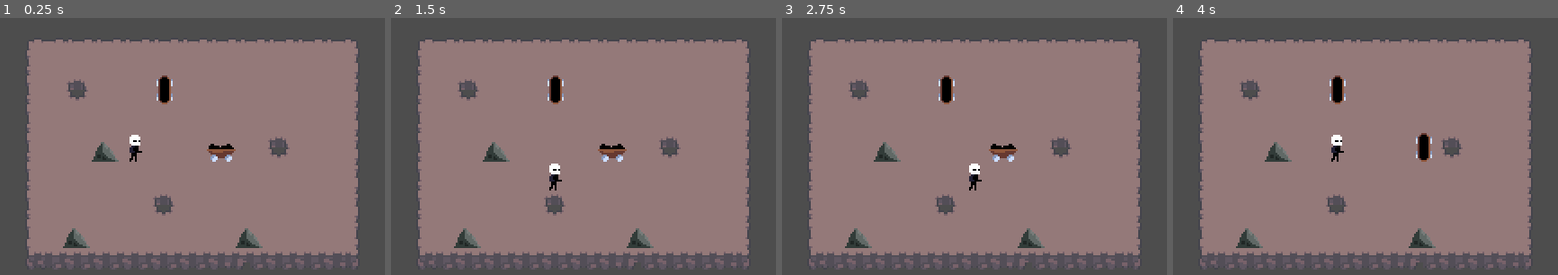
Above: before the commit, frames 1-4 (left to right).
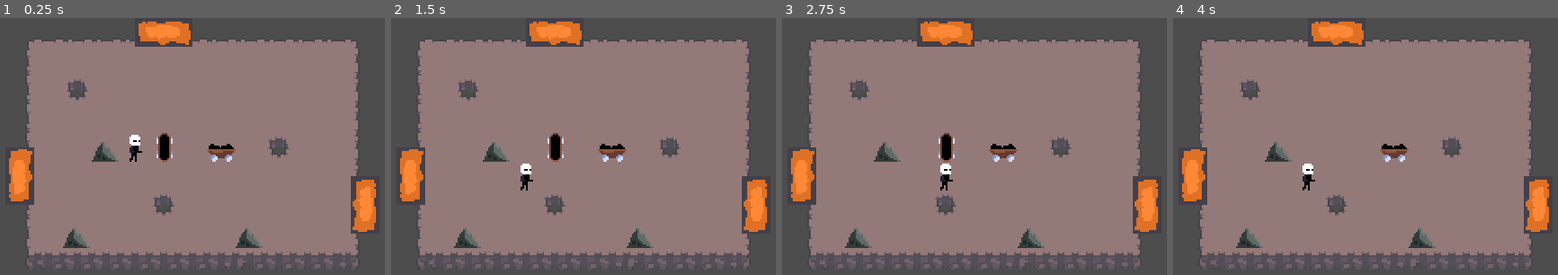
Above: after the commit, the same moments.

Repository: kandlash/UnwrappingKrampus
Game: Godot game, scene res://scenes/world.tscn
Two runs of this game, one before a commit and one after it. Both use one fixed random seed, a clock stepped at 60 frames per second and the inputs below.
Inputs:
- Up to frame 1 (0.25 s): no input
- Up to frame 2 (1.5 s): tap Enter at 0.5 s; hold D (move_right) 0.53-1.28 s; tap Space (action) at 0.6, 1.25, 1.35 s; hold S (move_down) from 1.28 s (still down)
- Up to frame 3 (2.75 s): tap Enter at 2 s; release S (move_down) at 2.03 s; hold D (move_right) from 2.03 s (still down); tap Space (action) at 2.1 s
- Up to frame 4 (4 s): tap Space (action) at 2.75, 2.85, 3.6 s; release D (move_right) at 2.78 s; hold W (move_up) 2.78-3.53 s; hold A (move_left) from 3.53 s (still down)

The runs differ from the first frame. In frame 1, 4.6% of the frame differs, in the area x 2-98%, y 1-84%; in frame 2, 5.1%; in frame 3, 5.1%; in frame 4, 5.4%.

Commit message:
basic mechanics done

Diff:
--- a/project.godot
+++ b/project.godot
@@ -14,7 +14,7 @@
 run/main_scene="res://scenes/world.tscn"
 config/features=PackedStringArray("4.3", "Forward Plus")
 boot_splash/bg_color=Color(0, 0, 0, 1)
-config/icon="res://icon.svg"
+config/icon="res://assets/icon.svg"
 
 [display]
 
--- a/scenes/cart.tscn
+++ b/scenes/cart.tscn
@@ -1,8 +1,8 @@
-[gd_scene load_steps=9 format=3 uid="uid://y4th65ssfqyb"]
+[gd_scene load_steps=10 format=3 uid="uid://y4th65ssfqyb"]
 
-[ext_resource type="Script" path="res://static_body_2d.gd" id="1_ca45l"]
-[ext_resource type="Texture2D" uid="uid://co0iauuurh65r" path="res://telega_ltop_down.png" id="2_q1bs4"]
-[ext_resource type="Texture2D" uid="uid://tn2rm06ixnvb" path="res://telega_left_right.png" id="3_ut43m"]
+[ext_resource type="Script" path="res://scripts/cart.gd" id="1_ca45l"]
+[ext_resource type="Texture2D" uid="uid://co0iauuurh65r" path="res://assets/telega_ltop_down.png" id="2_q1bs4"]
+[ext_resource type="Texture2D" uid="uid://tn2rm06ixnvb" path="res://assets/telega_left_right.png" id="3_ut43m"]
 
 [sub_resource type="RectangleShape2D" id="RectangleShape2D_qubtq"]
 size = Vector2(16, 16)
@@ -19,7 +19,11 @@
 [sub_resource type="CircleShape2D" id="CircleShape2D_b2uhi"]
 radius = 5.0
 
+[sub_resource type="CircleShape2D" id="CircleShape2D_7rmn3"]
+radius = 8.0
+
 [node name="cart" type="StaticBody2D"]
+z_index = 1
 script = ExtResource("1_ca45l")
 
 [node name="top_down" type="Sprite2D" parent="."]
@@ -62,6 +66,12 @@
 
 [node name="RayCast2D" type="RayCast2D" parent="."]
 
+[node name="cart_area" type="Area2D" parent="."]
+
+[node name="CollisionShape2D" type="CollisionShape2D" parent="cart_area"]
+shape = SubResource("CircleShape2D_7rmn3")
+debug_color = Color(0.97179, 0, 0.445535, 0.42)
+
 [connection signal="body_entered" from="top_area" to="." method="_on_top_area_body_entered"]
 [connection signal="body_exited" from="top_area" to="." method="_on_top_area_body_exited"]
 [connection signal="body_entered" from="down_area" to="." method="_on_down_area_body_entered"]
--- a/scenes/floor.tscn
+++ b/scenes/floor.tscn
@@ -1,6 +1,6 @@
 [gd_scene load_steps=2 format=3 uid="uid://3sox65xf0kvn"]
 
-[ext_resource type="Texture2D" uid="uid://f5ccfueb0k51" path="res://icon.svg" id="1_drsyc"]
+[ext_resource type="Texture2D" uid="uid://f5ccfueb0k51" path="res://assets/icon.svg" id="1_drsyc"]
 
 [node name="floor" type="Node2D"]
 
--- /dev/null
+++ b/scenes/furnace.tscn
@@ -0,0 +1,28 @@
+[gd_scene load_steps=5 format=3 uid="uid://gkocld8f8in3"]
+
+[ext_resource type="Script" path="res://scripts/furnace.gd" id="1_bshwy"]
+[ext_resource type="Texture2D" uid="uid://bxa2ma7pso6n5" path="res://assets/fence.png" id="1_lds7l"]
+
+[sub_resource type="RectangleShape2D" id="RectangleShape2D_oqfns"]
+size = Vector2(16, 32)
+
+[sub_resource type="CircleShape2D" id="CircleShape2D_txtf5"]
+radius = 6.0
+
+[node name="fence" type="StaticBody2D"]
+script = ExtResource("1_bshwy")
+
+[node name="Sprite2D" type="Sprite2D" parent="."]
+texture = ExtResource("1_lds7l")
+
+[node name="CollisionShape2D" type="CollisionShape2D" parent="."]
+position = Vector2(8, 0)
+shape = SubResource("RectangleShape2D_oqfns")
+
+[node name="Area2D" type="Area2D" parent="."]
+
+[node name="CollisionShape2D" type="CollisionShape2D" parent="Area2D"]
+position = Vector2(-8, 0)
+shape = SubResource("CircleShape2D_txtf5")
+
+[connection signal="area_entered" from="Area2D" to="." method="_on_area_2d_area_entered"]
--- a/scenes/player.tscn
+++ b/scenes/player.tscn
@@ -1,14 +1,14 @@
 [gd_scene load_steps=4 format=3 uid="uid://dg37kjby5ixg0"]
 
-[ext_resource type="Script" path="res://scenes/player.gd" id="1_vuqn2"]
-[ext_resource type="Texture2D" uid="uid://diy8483daaxk1" path="res://testplayer.png" id="2_aa57q"]
+[ext_resource type="Script" path="res://scripts/player.gd" id="1_di332"]
+[ext_resource type="Texture2D" uid="uid://diy8483daaxk1" path="res://assets/testplayer.png" id="2_aa57q"]
 
 [sub_resource type="RectangleShape2D" id="RectangleShape2D_44k6k"]
 size = Vector2(16, 16)
 
 [node name="Player" type="CharacterBody2D"]
 motion_mode = 1
-script = ExtResource("1_vuqn2")
+script = ExtResource("1_di332")
 
 [node name="Sprite2D" type="Sprite2D" parent="."]
 texture = ExtResource("2_aa57q")
--- a/scenes/rock.tscn
+++ b/scenes/rock.tscn
@@ -1,6 +1,6 @@
 [gd_scene load_steps=3 format=3 uid="uid://bh1hudpvpu4jf"]
 
-[ext_resource type="Texture2D" uid="uid://bivqa1iypjmc1" path="res://rock.png" id="1_mwj7x"]
+[ext_resource type="Texture2D" uid="uid://bivqa1iypjmc1" path="res://assets/rock.png" id="1_mwj7x"]
 
 [sub_resource type="RectangleShape2D" id="RectangleShape2D_arecm"]
 size = Vector2(16, 16)
--- a/scenes/test_level.tscn
+++ b/scenes/test_level.tscn
@@ -1,6 +1,6 @@
 [gd_scene load_steps=4 format=4 uid="uid://c6lyrsuq40mig"]
 
-[ext_resource type="Texture2D" uid="uid://clioywpe8mjxt" path="res://tileset.png" id="1_pi8y6"]
+[ext_resource type="Texture2D" uid="uid://clioywpe8mjxt" path="res://assets/tileset.png" id="1_pi8y6"]
 
 [sub_resource type="TileSetAtlasSource" id="TileSetAtlasSource_7t8be"]
 texture = ExtResource("1_pi8y6")
--- a/scenes/world.tscn
+++ b/scenes/world.tscn
@@ -1,9 +1,10 @@
-[gd_scene load_steps=5 format=3 uid="uid://dpifkgveyaigc"]
+[gd_scene load_steps=6 format=3 uid="uid://dpifkgveyaigc"]
 
 [ext_resource type="PackedScene" uid="uid://dg37kjby5ixg0" path="res://scenes/player.tscn" id="2_1ghs5"]
 [ext_resource type="PackedScene" uid="uid://c6lyrsuq40mig" path="res://scenes/test_level.tscn" id="2_83kvo"]
 [ext_resource type="PackedScene" uid="uid://y4th65ssfqyb" path="res://scenes/cart.tscn" id="3_fqeym"]
 [ext_resource type="PackedScene" uid="uid://bh1hudpvpu4jf" path="res://scenes/rock.tscn" id="4_f3nq8"]
+[ext_resource type="PackedScene" uid="uid://gkocld8f8in3" path="res://scenes/furnace.tscn" id="5_3e40l"]
 
 [node name="world" type="Node2D"]
 
@@ -17,7 +18,7 @@
 position = Vector2(160, 72)
 
 [node name="cart2" parent="." instance=ExtResource("3_fqeym")]
-position = Vector2(128, 40)
+position = Vector2(128, 72)
 facing_left_right = false
 
 [node name="rock" parent="." instance=ExtResource("4_f3nq8")]
@@ -28,3 +29,16 @@
 
 [node name="rock4" parent="." instance=ExtResource("4_f3nq8")]
 position = Vector2(80, 120)
+
+[node name="furnace" parent="." instance=ExtResource("5_3e40l")]
+position = Vector2(232, 104)
+
+[node name="furnace2" parent="." instance=ExtResource("5_3e40l")]
+position = Vector2(56, 88)
+rotation = 3.14159
+access_direction = Vector2(-1, 0)
+
+[node name="furnace3" parent="." instance=ExtResource("5_3e40l")]
+position = Vector2(128, 16)
+rotation = 4.71239
+access_direction = Vector2(0, -1)
--- a/static_body_2d.gd
+++ b/scripts/cart.gd
@@ -3,6 +3,8 @@
 @export var facing_left_right = true
 var can_be_moved = false
 var direction := Vector2.ZERO
+var tile_size = 16
+var raydistance = 200
 # Called when the node enters the scene tree for the first time.
 func _ready() -> void:
 	if facing_left_right:
@@ -29,22 +31,23 @@
 # Called every frame. 'delta' is the elapsed time since the previous frame.
 func _process(delta: float) -> void:
 	if Input.is_action_just_pressed("action") and can_be_moved:
-		print('moving!')
 		move()
+
 
 func move():
 	var distance
-	$RayCast2D.target_position = direction * 200
+	$RayCast2D.target_position = direction * raydistance
 	$RayCast2D.force_raycast_update()
 	if $RayCast2D.is_colliding():
 		distance = position.distance_to($RayCast2D.get_collision_point())
-
-	var coof = round(distance/16)-1
+	if distance < tile_size:
+		return
+	var coof = round(distance/tile_size)-1
 	var tween = create_tween()
 	tween.tween_property(
 	self,
 	"position",
-	position + direction * 16 * coof,
+	position + direction * tile_size * coof,
 	0.2*coof
 	).set_trans(Tween.TRANS_SPRING)
 	tween.tween_callback(end_cart_move)
@@ -78,7 +81,6 @@
 func _on_down_area_body_exited(body: Node2D) -> void:
 	if body.name == "Player":
 		can_be_moved = false
-		direction = Vector2.ZERO
 
 
 func _on_left_area_body_entered(body: Node2D) -> void:
@@ -90,7 +92,6 @@
 func _on_left_area_body_exited(body: Node2D) -> void:
 	if body.name == "Player":
 		can_be_moved = false
-		direction = Vector2.ZERO
 
 
 func _on_right_area_body_entered(body: Node2D) -> void:
@@ -102,4 +103,3 @@
 func _on_right_area_body_exited(body: Node2D) -> void:
 	if body.name == "Player":
 		can_be_moved = false
-		direction = Vector2.ZERO
--- /dev/null
+++ b/scripts/furnace.gd
@@ -0,0 +1,23 @@
+extends StaticBody2D
+
+@export var access_direction := Vector2(1, 0)
+
+
+func _on_area_2d_area_entered(area: Area2D) -> void:
+	if area.name != "cart_area":
+		return
+	var cart = area.get_parent()
+	if cart.direction != access_direction:
+		return
+
+	var tween = create_tween()
+	tween.tween_property(cart,
+	 "position",
+	 position + cart.direction * 8,
+	 0.3
+	).set_trans(Tween.TRANS_SPRING)
+	tween.tween_property(cart,
+	 "scale",
+	 Vector2.ZERO,
+	 0.5
+	).set_trans(Tween.TRANS_BOUNCE)
--- a/scenes/player.gd
+++ b/scripts/player.gd
@@ -36,7 +36,11 @@
 
 	is_moving = true
 	var tween = create_tween()
-	tween.tween_property(self, "position", position + direction * tile_size, 0.1)
+	tween.tween_property(self,
+	 "position",
+	 position + direction * tile_size,
+	 0.15
+	).set_trans(Tween.TRANS_SPRING)
 	tween.tween_callback(set_move_false)
 
 func snap_to_grid():
Binary file added: assets/fence.png
Not shown, changed: assets/fence.png.import
Renamed: icon.svg -> assets/icon.svg
Not shown, changed: assets/icon.svg.import
Renamed: rock.png -> assets/rock.png
Not shown, changed: assets/rock.png.import
Renamed: telega_left_right.png -> assets/telega_left_right.png
Not shown, changed: assets/telega_left_right.png.import
Renamed: telega_ltop_down.png -> assets/telega_ltop_down.png
Not shown, changed: assets/telega_ltop_down.png.import
Renamed: testplayer.png -> assets/testplayer.png
Not shown, added: assets/testplayer.png.import
(and 2 more such lines)
